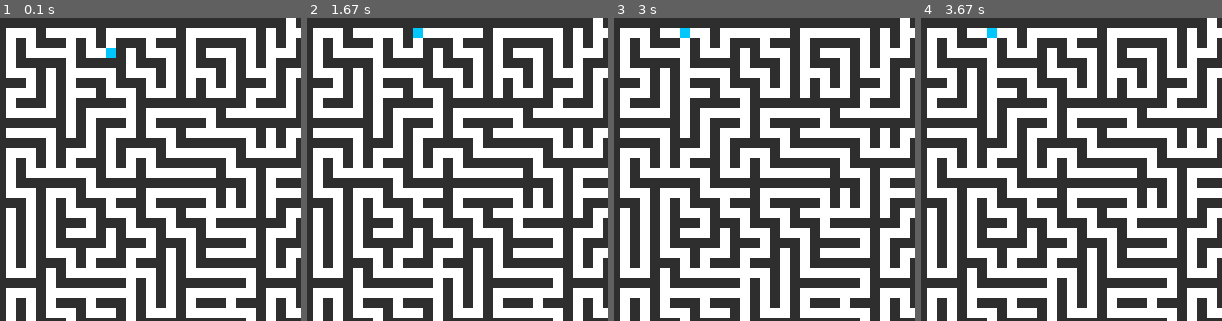
Above: before the commit, frames 1-4 (left to right).
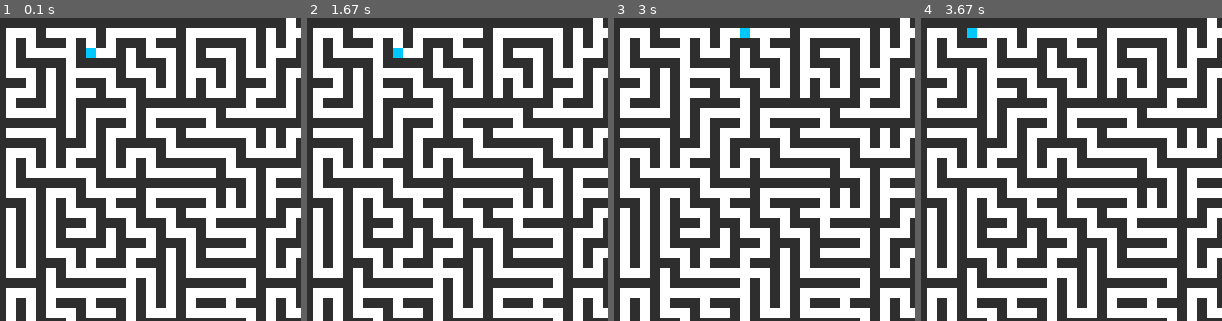
Above: after the commit, the same moments.

Repository: Ericles-Porty/UFS.IA.Q-Learning-Labyrinth-Game
Game: pygame game, started from src/main.py
Same seed, same stepped clock (60 frames per second), same inputs: the game is played once before the commit and once after it.
Inputs:
- Up to frame 1 (0.1 s): no input
- Up to frame 2 (1.67 s): no input
- Up to frame 3 (3 s): no input
- Up to frame 4 (3.67 s): no input
The pictures show only the part of the screen within x 0-50%, y 0-50%; the shares and areas given below are measured in that part.

The runs differ from the first frame. In frame 1, 0.2% of the frame differs, in the area x 28-39%, y 9-14%; in frame 2, 0.2%; in frame 3, 0.2%; in frame 4, 0.2%.

Commit message:
Add: DecisionQ

Diff:
--- a/src/models/Environment.py
+++ b/src/models/Environment.py
@@ -42,6 +42,13 @@
                         self.states[y][x].actions[i].q = self.calc_q(
                             FACTOR, self.states[y][x].r, self.get_max(y, x+1))
 
+    def fill_action(self,x,y,action):
+        for i in range(len(self.states[y][x].actions)):
+            if self.states[y][x].actions[i].action == action:
+                self.states[y][x].actions[i].q = self.calc_q(
+                    FACTOR, self.states[y][x].r, self.get_max(y, x))
+        pass
+
     def create_states(self):
         for y in range(0, len(q_map[0])-1):
             temp_states = []
@@ -83,10 +90,10 @@
                 print()
 
 
-new = Enviorment()
+# new = Enviorment()
 # new.states[47][53].actions[0].q = 1
 # new.states[47][53].actions[1].q = 1
 # new.states[47][53].actions[2].q = 1
 # new.states[47][53].actions[3].q = 5
 # print(new.get_max(47,53))
-new.debug()
+# new.debug()
--- a/src/views/pygame.py
+++ b/src/views/pygame.py
@@ -1,3 +1,4 @@
+from os import environ
 from models.Environment import Enviorment
 from utils.map_utils import *
 from models.maps import q_map
@@ -47,56 +48,84 @@
             print(q_map[y][x], end=" ")
         print()
 
-
-def pygame_start_game():
+def generate_random_pos():
     x = y = 0
     while q_map[y][x] != 0:
         x = random.randint(1, len(q_map[0]) - 1)
         y = random.randint(1, len(q_map) - 1)
-        print(x, y)
+    return x, y
+
+def draw(x,y,color):
+    pygame.draw.rect(screen, color, (x*PIXEL_SIZE, y*PIXEL_SIZE, PIXEL_SIZE, PIXEL_SIZE))
+
+def pygame_start_game():
+    x = y = steps = 0
+    x,y = generate_random_pos()
     q_map[y][x] = 2
     first_render_screen()
     running = True
     while running:
         # clock.tick(60)
-        decision = enviorment.states[y][x].actions[random.randint(
-            0, len(enviorment.states[y][x].actions) - 1)]
-        if decision.action == 'up':
+        decision_index = random.randint(
+            0, len(enviorment.states[y][x].actions) - 1)
+        decision = enviorment.states[y][x].actions[decision_index]
+        if decision.q > 0:
+            print("Q: ", decision.q)
             q_map[y][x] = 0
-            pygame.draw.rect(
-                screen, COLOR_WHITE, (x*PIXEL_SIZE, y*PIXEL_SIZE, PIXEL_SIZE, PIXEL_SIZE))
-            y -= 1
+            draw(x,y,COLOR_WHITE)
+            if decision.action == "up":
+                enviorment.states[y][x].actions[decision_index].q = enviorment.calc_q(0.9, enviorment.states[y][x].r, enviorment.get_max(y-1,x))
+                y -= 1
+            elif decision.action == "down":
+                enviorment.states[y][x].actions[decision_index].q = enviorment.calc_q(0.9, enviorment.states[y][x].r, enviorment.get_max(y+1,x))
+                y += 1
+            elif decision.action == "left":
+                enviorment.states[y][x].actions[decision_index].q = enviorment.calc_q(0.9, enviorment.states[y][x].r, enviorment.get_max(y,x-1))
+                x -= 1
+            elif decision.action == "right":
+                enviorment.states[y][x].actions[decision_index].q = enviorment.calc_q(0.9, enviorment.states[y][x].r, enviorment.get_max(y,x+1))
+                x += 1
             q_map[y][x] = 2
-            pygame.draw.rect(
-                screen, COLOR_BLUE, (x*PIXEL_SIZE, y*PIXEL_SIZE, PIXEL_SIZE, PIXEL_SIZE))
+            draw(x,y,COLOR_BLUE)
+            pygame.display.update()
+        else:
+            if decision.action == 'up':
+                q_map[y][x] = 0
+                draw(x,y,COLOR_WHITE)
+                y -= 1
+                q_map[y][x] = 2
+                draw(x,y,COLOR_BLUE)
 
-        elif decision.action == 'down':
-            q_map[y][x] = 0
-            pygame.draw.rect(
-                screen, COLOR_WHITE, (x*PIXEL_SIZE, y*PIXEL_SIZE, PIXEL_SIZE, PIXEL_SIZE))
-            y += 1
-            q_map[y][x] = 2
-            pygame.draw.rect(
-                screen, COLOR_BLUE, (x*PIXEL_SIZE, y*PIXEL_SIZE, PIXEL_SIZE, PIXEL_SIZE))
-        elif decision.action == 'left':
-            q_map[y][x] = 0
-            pygame.draw.rect(
-                screen, COLOR_WHITE, (x*PIXEL_SIZE, y*PIXEL_SIZE, PIXEL_SIZE, PIXEL_SIZE))
-            x -= 1
-            q_map[y][x] = 2
-            pygame.draw.rect(
-                screen, COLOR_BLUE, (x*PIXEL_SIZE, y*PIXEL_SIZE, PIXEL_SIZE, PIXEL_SIZE))
-        elif decision.action == 'right':
-            q_map[y][x] = 0
-            pygame.draw.rect(
-                screen, COLOR_WHITE, (x*PIXEL_SIZE, y*PIXEL_SIZE, PIXEL_SIZE, PIXEL_SIZE))
-            x += 1
-            q_map[y][x] = 2
-            pygame.draw.rect(
-                screen, COLOR_BLUE, (x*PIXEL_SIZE, y*PIXEL_SIZE, PIXEL_SIZE, PIXEL_SIZE))
-
-        if y == 0 and x == 29:
-            running = False
+            elif decision.action == 'down':
+                q_map[y][x] = 0
+                draw(x,y,COLOR_WHITE)
+                y += 1
+                q_map[y][x] = 2
+                draw(x,y,COLOR_BLUE)
+            elif decision.action == 'left':
+                q_map[y][x] = 0
+                draw(x,y,COLOR_WHITE)
+                x -= 1
+                q_map[y][x] = 2
+                draw(x,y,COLOR_BLUE)
+            elif decision.action == 'right':
+                q_map[y][x] = 0
+                draw(x,y,COLOR_WHITE)
+                x += 1
+                q_map[y][x] = 2
+                draw(x,y,COLOR_BLUE)
+            steps += 1
+            if y == 0 and x == 29:
+                print("Chegou ao fim em {} passos".format(steps))
+                q_map[y][x] = 0
+                pygame.draw.rect(
+                    screen, COLOR_WHITE, (x*PIXEL_SIZE, y*PIXEL_SIZE, PIXEL_SIZE, PIXEL_SIZE))
+                x,y = generate_random_pos()
+                q_map[y][x] = 2
+                pygame.draw.rect(
+                    screen, COLOR_BLUE, (x*PIXEL_SIZE, y*PIXEL_SIZE, PIXEL_SIZE, PIXEL_SIZE))
+                steps = 0
+                # running = False
         pygame.display.update()
 
         for event in pygame.event.get():
